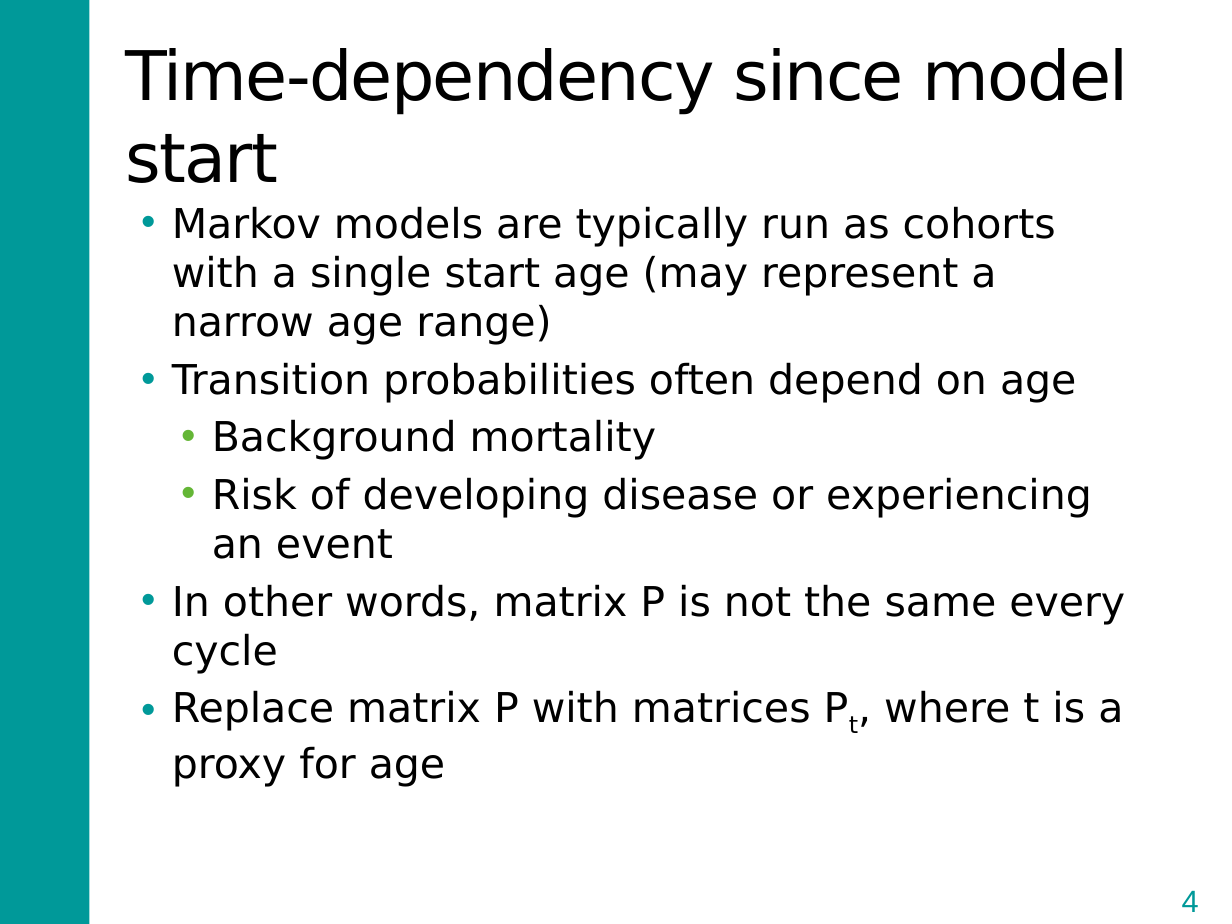
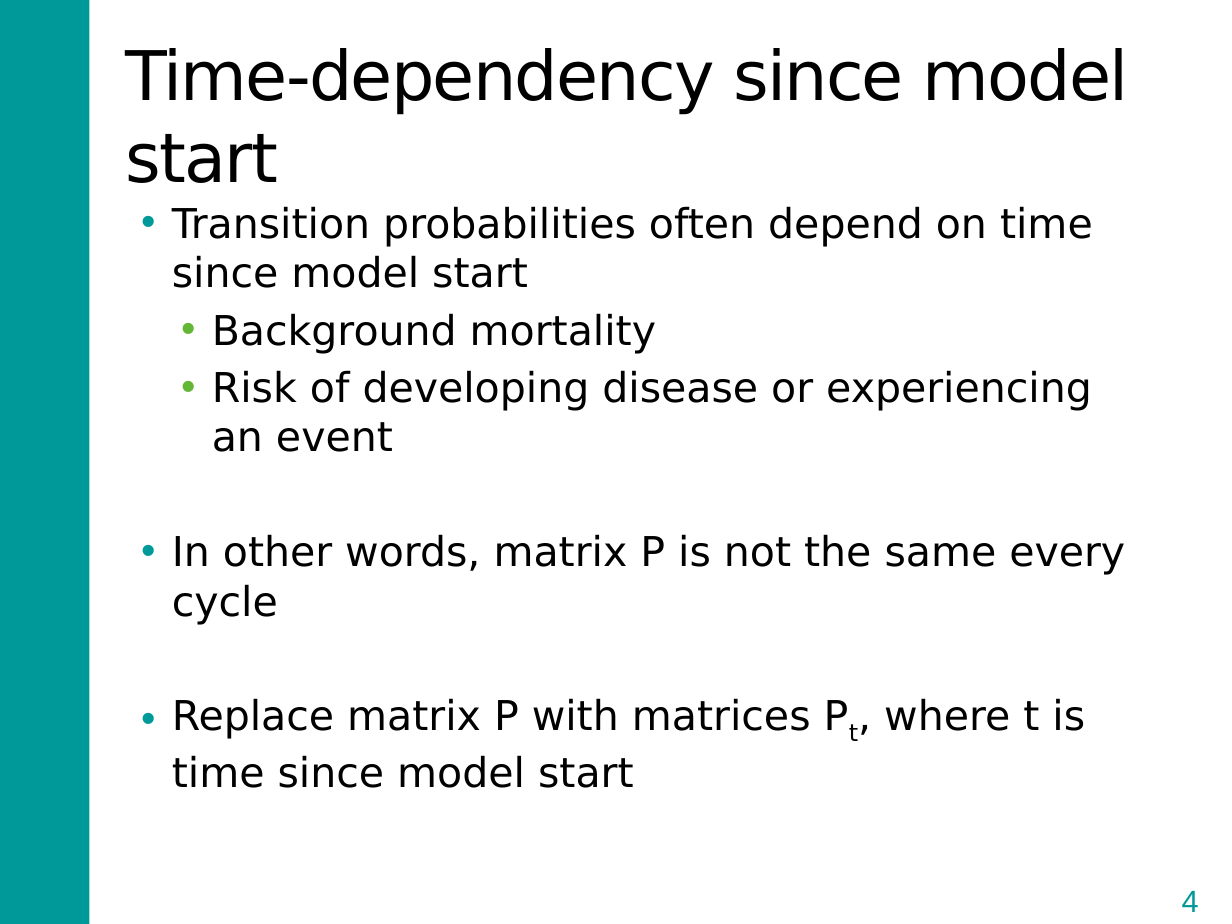
Before and after one commit to DARTH-git/Course-Modularization, a slide deck: slide 4 of Markov models/Slides/Markov Model Variants.pptx. Drawn at 1232x924 pixels with LibreOffice and Linux fonts; fonts in the diff are those of the drawing. Boxes give left, top, right and bottom in pixels: in the first picture for what was removed or moved away, otherwise in the second. Text is boxed around its words. In the diff, an @@ line names an element or a change of style, - is before the commit and + after.

Commit message:
markov models updated including pptx

```diff
--- a/Markov models/Slides/Markov Model Variants.pptx
+++ b/Markov models/Slides/Markov Model Variants.pptx
@@ text at bbox=[172, 206, 1093, 288]: text changed @@
-• Markov models are typically run as cohorts with a single start age (may represent a narrow age range)
-• Transition probabilities often depend on age
+• Transition probabilities often depend on time since model start
@@ text at bbox=[172, 698, 1085, 788]: text changed @@
-• Replace matrix P with matrices Pt, where t is a proxy for age
+• Replace matrix P with matrices Pt, where t is time since model start
```
Also in this commit, not shown: 2 other slides changed, 1 slide added, 2 slides removed, 6 other files.
